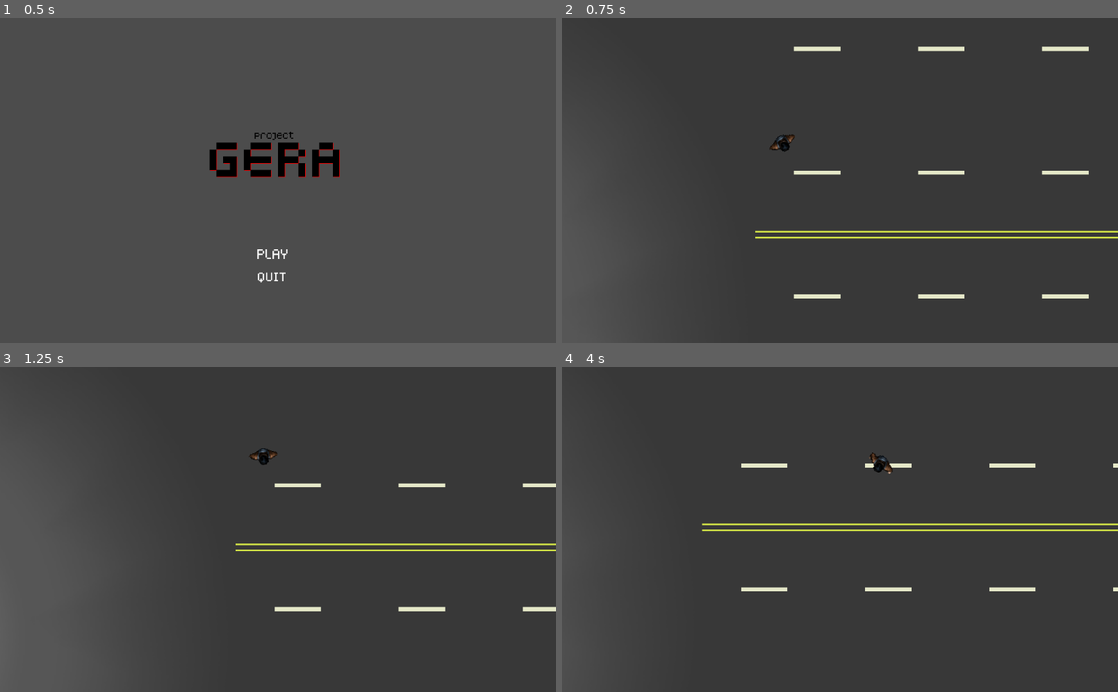
Above: before the commit, frames 1-4 (two rows, left to right).
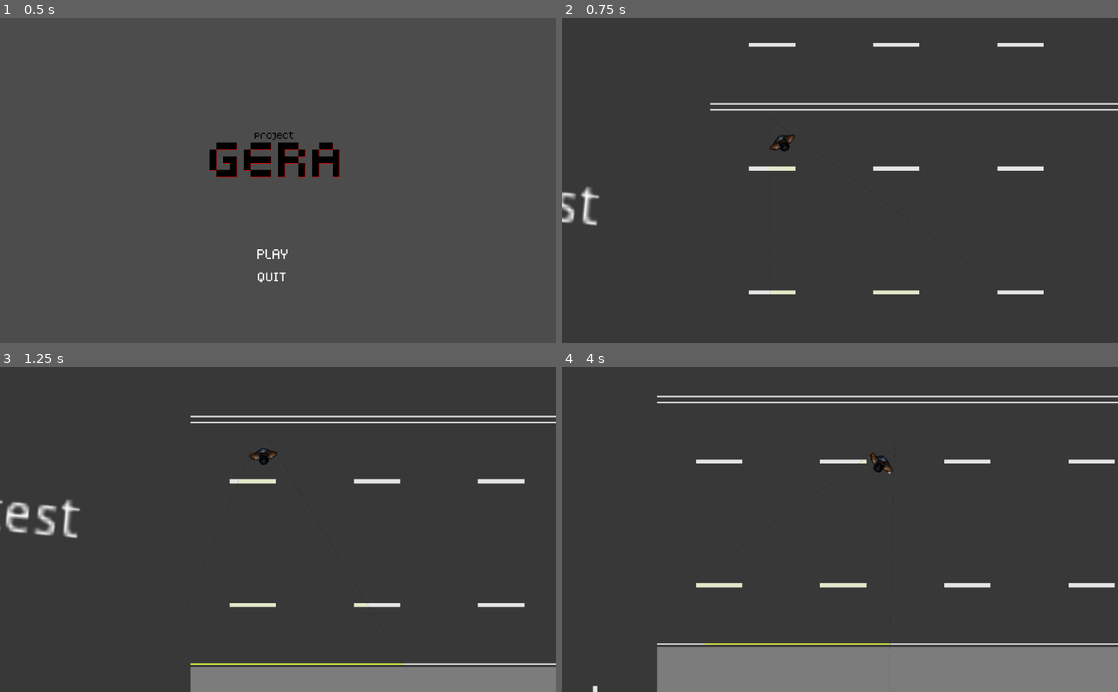
Above: after the commit, the same moments.

Repository: dotnize/gera
Game: Godot game, scene res://scenes/Menu.tscn
Two runs of this game, one before a commit and one after it. Both use one fixed random seed, a clock stepped at 60 frames per second and the inputs below.
Inputs (mouse positions are in pixels of both pictures, inside the frame that each line leads up to):
- Up to frame 1 (0.5 s): no input
- Up to frame 2 (0.75 s): click "PLAY" at 0.5 s
- Up to frame 3 (1.25 s): no input
- Up to frame 4 (4 s): move the mouse to (962, 513) at 1.27 s; hold Right (ui_right) 1.28-2.03 s; hold 1 (equip1) 1.28-2.03 s; move the mouse to (728, 545) at 2.02 s; hold Down (ui_down) 2.03-2.78 s; tap 2 (equip2) at 2.1 s; move the mouse to (895, 458) at 2.77 s; hold Right (ui_right) 2.78-3.53 s; hold 3 (equip3) 2.78-3.53 s; move the mouse to (812, 594) at 3.52 s; hold Up (ui_up) from 3.53 s (still down); tap Shift (run) at 3.6 s

Frame 1 is identical in both runs. In frame 2, 6.6% of the frame differs, in the area x 0-100%, y 7-100%; in frame 3, 17%, in the area x 0-100%, y 14-100%; in frame 4, 15%.

Commit message:
LoS with shader

Diff:
--- a/scenes/Player.tscn
+++ b/scenes/Player.tscn
@@ -8,6 +8,7 @@
 [ext_resource path="res://assets/player/player_rifle.png" type="Texture" id=6]
 [ext_resource path="res://assets/weapons/pistol_deagle.png" type="Texture" id=7]
 [ext_resource path="res://assets/weapons/smg_mp5.png" type="Texture" id=8]
+[ext_resource path="res://assets/cone-shape-png-3.png" type="Texture" id=9]
 
 [sub_resource type="CapsuleShape2D" id=1]
 radius = 10.5034
@@ -153,4 +154,10 @@
 drag_margin_top = 0.0
 drag_margin_right = 0.0
 drag_margin_bottom = 0.0
+
+[node name="LOS" type="Light2D" parent="."]
+position = Vector2( 140.191, -0.711353 )
+scale = Vector2( 0.84798, 0.84798 )
+texture = ExtResource( 9 )
+mode = 2
 [connection signal="timeout" from="ShootingTimer" to="." method="_on_ShootingTimer_timeout"]
--- a/scenes/World.tscn
+++ b/scenes/World.tscn
@@ -1,9 +1,29 @@
-[gd_scene load_steps=6 format=2]
+[gd_scene load_steps=10 format=2]
 
 [ext_resource path="res://scenes/Player.tscn" type="PackedScene" id=1]
 [ext_resource path="res://scripts/World.gd" type="Script" id=2]
 [ext_resource path="res://assets/world/groundtiles.png" type="Texture" id=3]
-[ext_resource path="res://assets/light.png" type="Texture" id=4]
+[ext_resource path="res://assets/vehicles/bk_cars1.a.png" type="Texture" id=5]
+
+[sub_resource type="Shader" id=2]
+code = "shader_type canvas_item;
+
+void fragment() {
+    // Get the vertex color or the color from the texture if set
+    vec4 finalColor = min(texture(TEXTURE, UV), COLOR);
+
+    if(AT_LIGHT_PASS) {
+        // For all fragments in the light we just use the input color
+        COLOR = finalColor;
+    } else {
+        // For all other fragments we make them B&W
+        float value = dot(finalColor.rgb, vec3(0.2125, 0.7154, 0.0721));
+        COLOR = vec4(value, value, value, 1.0);
+    }
+}"
+
+[sub_resource type="ShaderMaterial" id=3]
+shader = SubResource( 2 )
 
 [sub_resource type="TileSet" id=1]
 0/name = "groundtiles.png 0"
@@ -28,10 +48,19 @@
 0/shapes = [  ]
 0/z_index = 0
 
+[sub_resource type="CanvasItemMaterial" id=4]
+light_mode = 2
+
+[sub_resource type="AtlasTexture" id=5]
+atlas = ExtResource( 5 )
+region = Rect2( 67, 17, 47, 91 )
+
 [node name="World" type="Node2D"]
+material = SubResource( 3 )
 script = ExtResource( 2 )
 
 [node name="GroundTiles" type="TileMap" parent="."]
+use_parent_material = true
 scale = Vector2( 2.5, 2.5 )
 tile_set = SubResource( 1 )
 format = 1
@@ -40,7 +69,7 @@
 [node name="BulletContainer" type="Node" parent="."]
 
 [node name="Player" parent="." instance=ExtResource( 1 )]
-position = Vector2( 195.204, 202.011 )
+position = Vector2( 253.194, 367.234 )
 
 [node name="one central label" type="RichTextLabel" parent="."]
 margin_left = 256.086
@@ -90,16 +119,11 @@
 "_edit_use_anchors_": false
 }
 
-[node name="Light2D" type="Light2D" parent="."]
-position = Vector2( -323.921, 444.337 )
-texture = ExtResource( 4 )
-shadow_enabled = true
-
 [node name="light" type="RichTextLabel" parent="."]
-margin_left = -488.306
-margin_top = 387.054
-margin_right = -379.306
-margin_bottom = 407.054
+margin_left = -264.246
+margin_top = 392.089
+margin_right = -155.246
+margin_bottom = 412.089
 rect_rotation = 5.47179
 rect_scale = Vector2( 5, 5 )
 focus_mode = 2
@@ -110,3 +134,8 @@
 __meta__ = {
 "_edit_use_anchors_": false
 }
+
+[node name="bk_cars1a" type="Sprite" parent="."]
+material = SubResource( 4 )
+position = Vector2( -157.378, 326.34 )
+texture = SubResource( 5 )
Binary file added: assets/cone-shape-png-3.png
Not shown, added: assets/cone-shape-png-3.png.import
Binary file added: assets/vehicles/bk_cars1.a.png
Not shown, added: assets/vehicles/bk_cars1.a.png.import
Not shown: 3 places in scenes/Menu.tscn that only renumber resources
Not shown: 1 places in scenes/Player.tscn that only renumber resources
